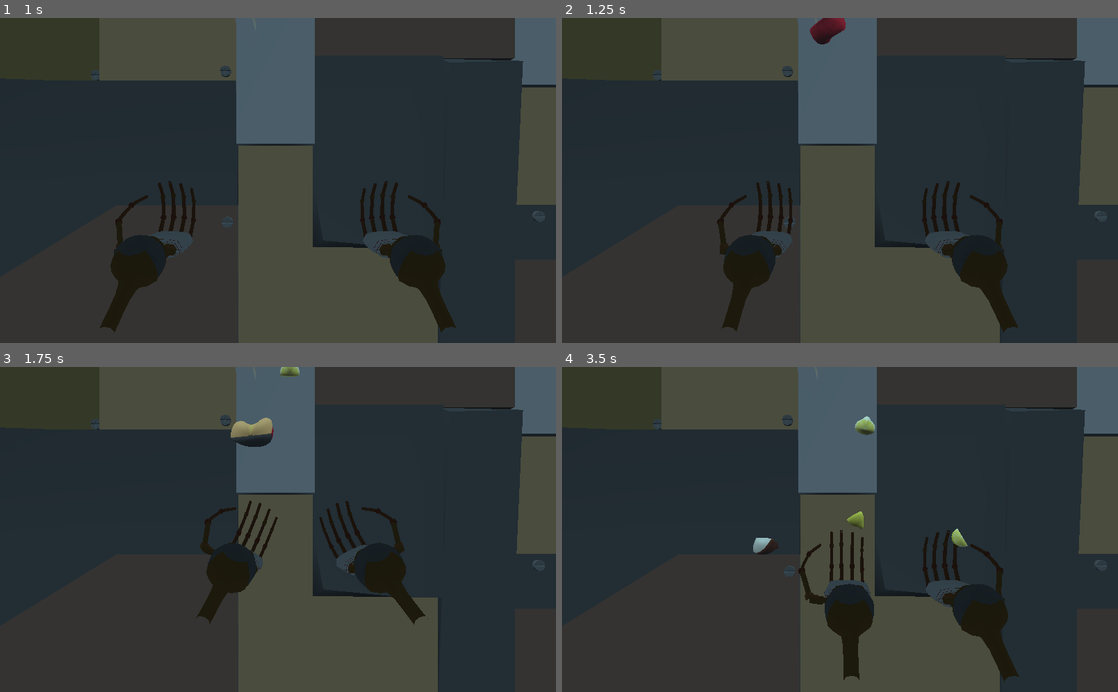
Above: before the commit, frames 1-4 (two rows, left to right).
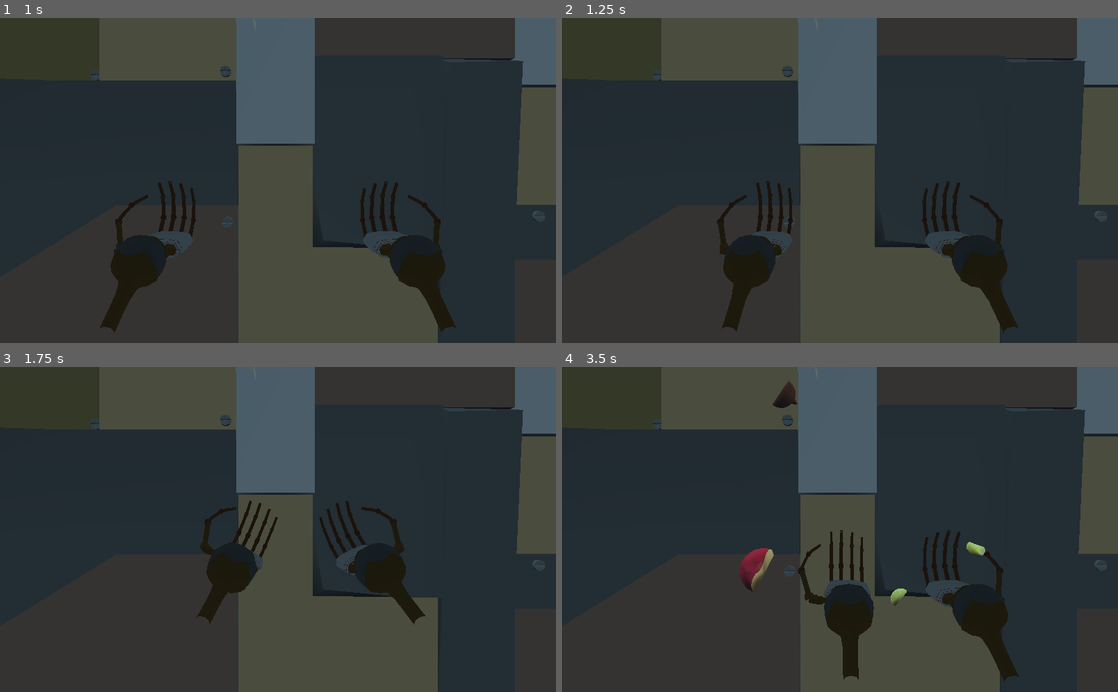
Above: after the commit, the same moments.

Repository: angrykoala/sgdjam21
Game: Godot game, scene res://scenes/main.tscn
The game is run twice, just before and just after one commit, with the same random seed, the same clock (stepped at 60 frames per second) and the same inputs.
Inputs:
- Up to frame 1 (1 s): tap Enter at 0.5 s; hold D (move_lhand_right) from 0.53 s (still down); hold Space (clap) from 0.53 s (still down)
- Up to frame 2 (1.25 s): keep holding D (move_lhand_right); keep holding Space (clap)
- Up to frame 3 (1.75 s): release D (move_lhand_right) at 1.28 s; release Space (clap) at 1.28 s; hold A (move_lhand_left) from 1.28 s (still down); tap Space (clap) at 1.35 s
- Up to frame 4 (3.5 s): release A (move_lhand_left) at 2.03 s; hold Space (clap) 2.03-2.78 s; hold D (move_lhand_right) from 2.03 s (still down); tap Space (clap) at 2.85 s

Frame 1 is identical in both runs. In frame 2, 0.4% of the frame differs, in the area x 44-52%, y 0-9%; in frame 3, 0.6%; in frame 4, 1.5%, in the area x 31-81%, y 4-98%.

Commit message:
minor changes

Diff:
--- a/entities/fruit_parts/apple_part.tscn
+++ b/entities/fruit_parts/apple_part.tscn
@@ -13,7 +13,7 @@
 [node name="ApplePart" instance=ExtResource( 1 )]
 fruit_name = "apple"
 
-[node name="Manzana-1_4A" type="MeshInstance" parent="." index="0"]
+[node name="Mesh" type="MeshInstance" parent="." index="0"]
 transform = Transform( 0.1, 0, 0, 0, 0.1, 0, 0, 0, 0.1, 0, 0, 0 )
 mesh = ExtResource( 2 )
 material/0 = SubResource( 1 )
--- a/project.godot
+++ b/project.godot
@@ -27,6 +27,10 @@
 [autoload]
 
 Utils="*res://autoload/utils.gd"
+
+[debug]
+
+settings/fps/force_fps=120
 
 [input]
 
--- a/scenes/main.tscn
+++ b/scenes/main.tscn
@@ -24,7 +24,7 @@
 fov = 50.1628
 
 [node name="FruitSpawner" parent="." instance=ExtResource( 3 )]
-transform = Transform( 1, 0, 0, 0, 1, 0, 0, 0, 1, 0, 1.9189, 0 )
+transform = Transform( 1, 0, 0, 0, 1, 0, 0, 0, 1, 0, 3.4813, 0 )
 fruits = [ ExtResource( 7 ), ExtResource( 9 ), ExtResource( 10 ), ExtResource( 11 ) ]
 min_spawn_force = Vector2( -8, -2 )
 max_spawn_force = Vector2( 8, 0 )
Not shown: 2 places in entities/fruit_parts/lemon_part.tscn that only renumber resources
